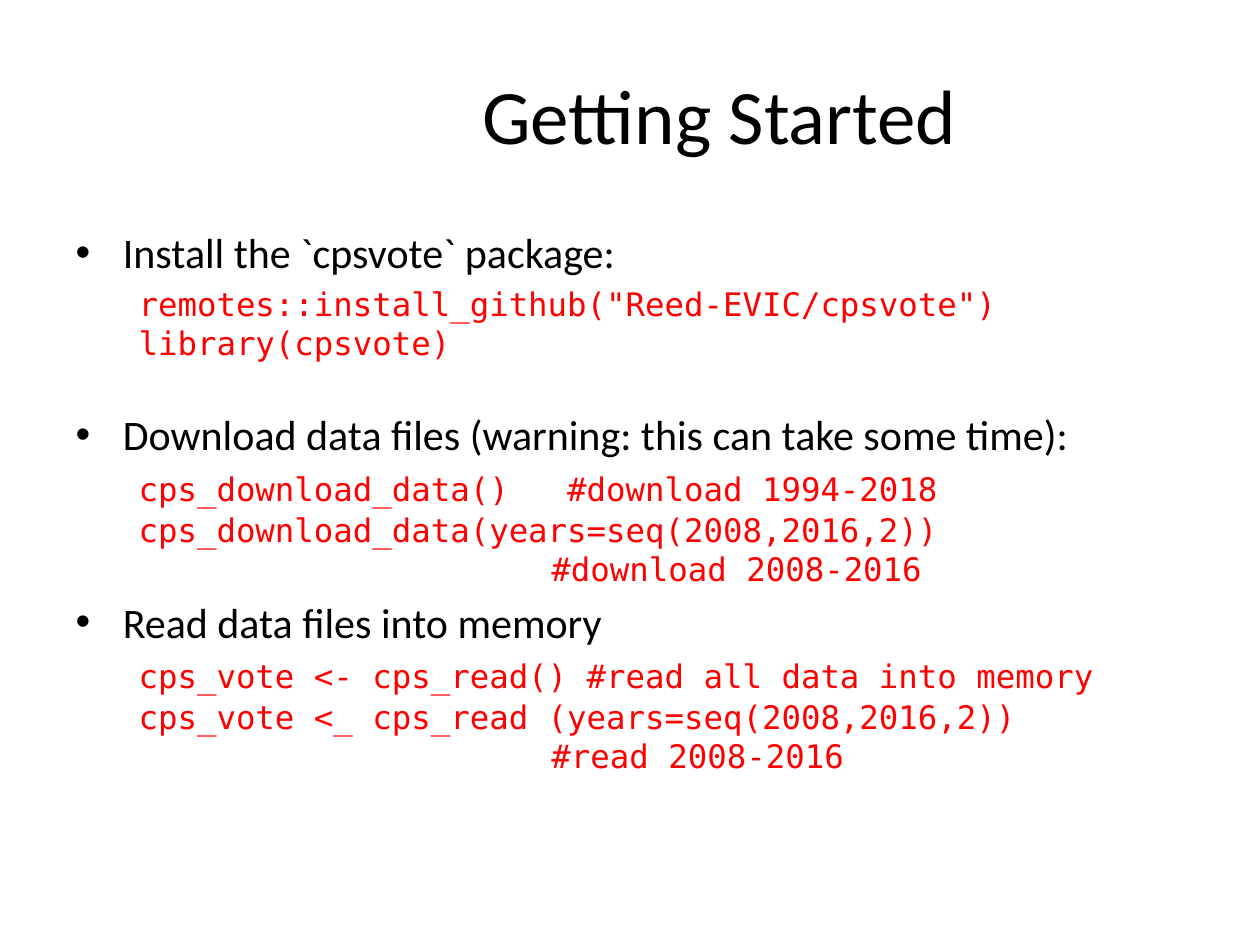
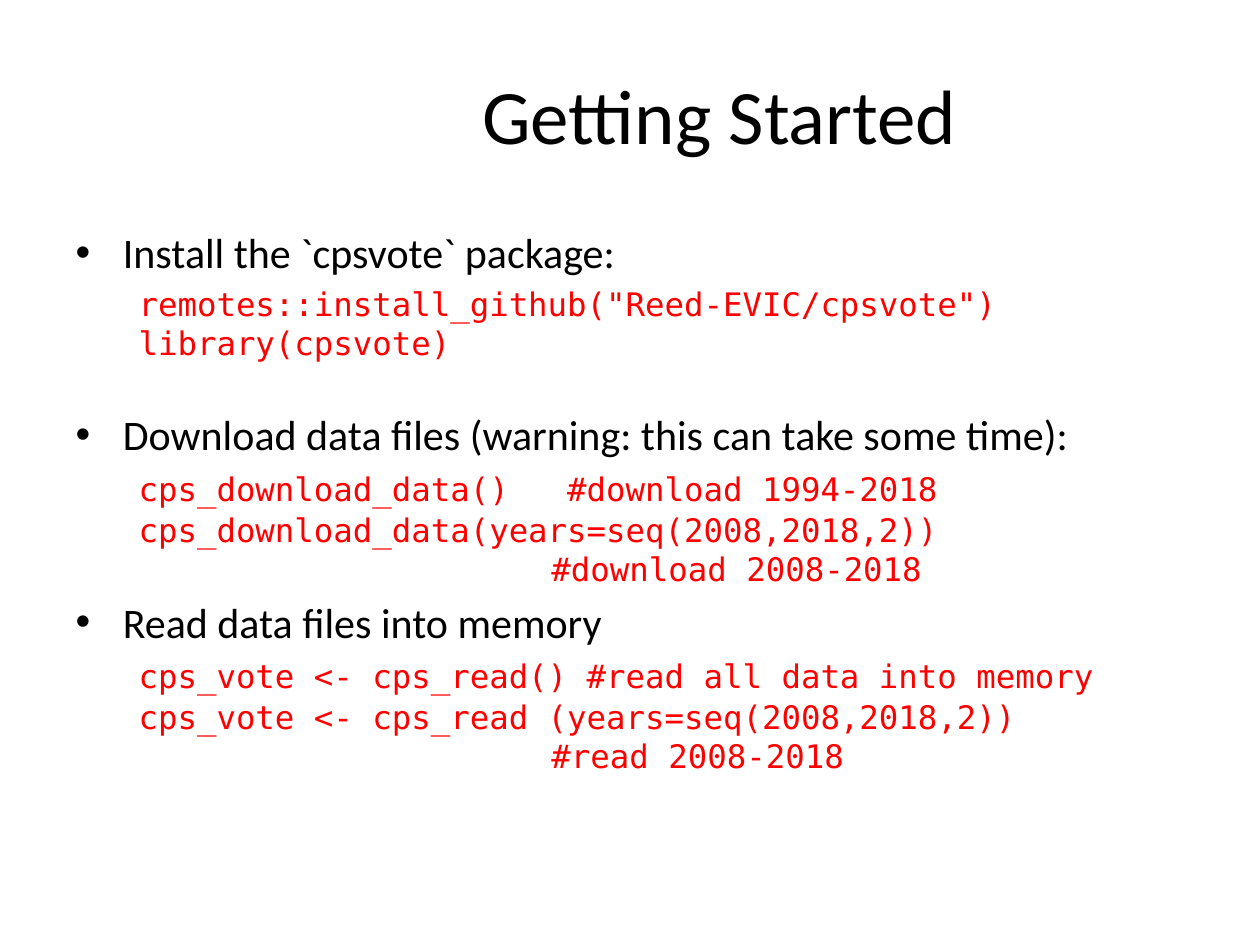
Before and after one commit to Reed-EVIC/cpsvote, a slide deck: slide 4 of sandbox/CPS_Vote.pptx. Drawn at 1260x945 pixels with LibreOffice and Linux fonts; fonts in the diff are those of the drawing; background and template pictures are left out. Boxes give left, top, right and bottom in pixels: in the first picture for what was removed or moved away, otherwise in the second. Text is boxed around its words. In the diff, an @@ line names an element or a change of style, - is before the commit and + after.

```diff
--- a/sandbox/CPS_Vote.pptx
+++ b/sandbox/CPS_Vote.pptx
@@ text at bbox=[123, 419, 1093, 769]: text changed @@
-• Download data files (warning: this can take some time):
-  cps_download_data() #download 1994-2018
-  cps_download_data(years=seq(2008,2016,2))
-  #download 2008-2016
-• Read data files into memory
-  cps_vote <- cps_read() #read all data into memory
-  cps_vote <_ cps_read (years=seq(2008,2016,2))
-  #read 2008-2016
+• Download data files (warning: this can take some time):
+  cps_download_data() #download 1994-2018
+  cps_download_data(years=seq(2008,2018,2))
+  #download 2008-2018
+• Read data files into memory
+  cps_vote <- cps_read() #read all data into memory
+  cps_vote <- cps_read (years=seq(2008,2018,2))
+  #read 2008-2018
```
Also in this commit, not shown: 2 other slides changed.
